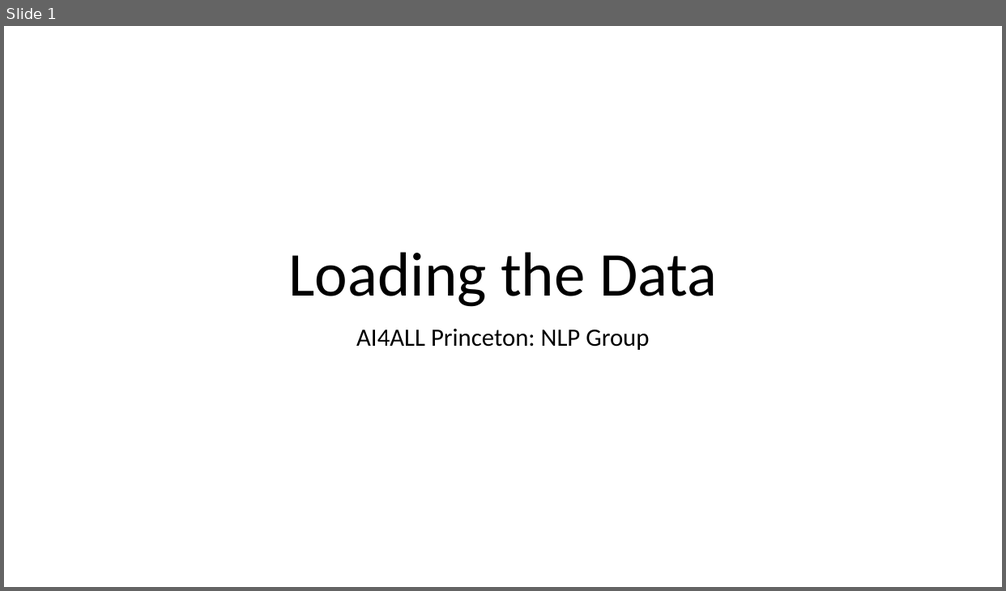
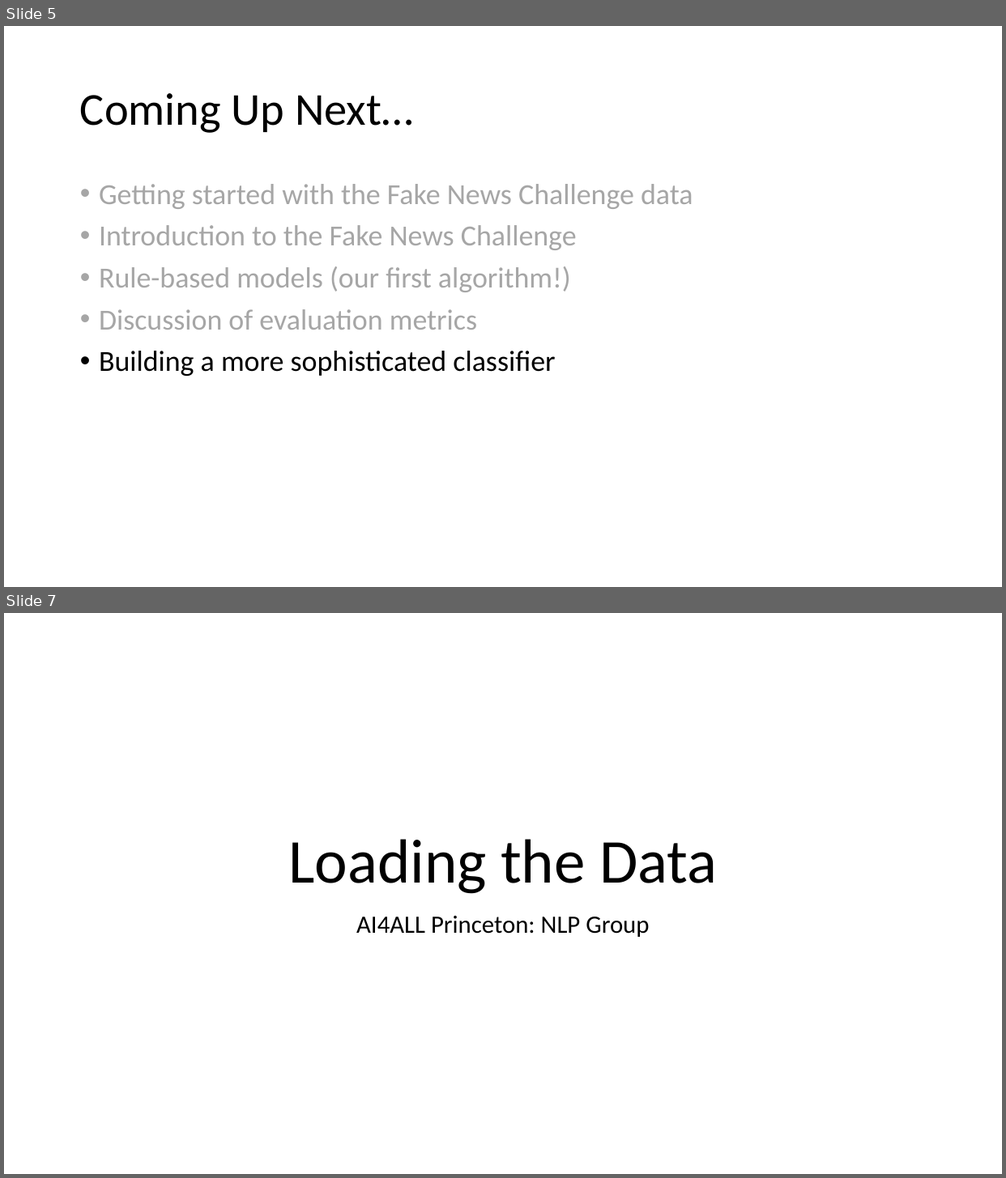
Before and after one commit to cchen23/AI4ALL_NLP, a slide deck: Slides/Day2_LoadingTheData.pptx. Shown one above the other, each under a label of ours: slide 1 before the commit, slides 5 and 7 after it; the slides between them are not shown. The pictures are 1006x591 and 1006x1178 pixels, drawn with LibreOffice and Linux fonts; fonts in the diff are those of the drawing. Boxes give left, top, right and bottom in pixels: in the first picture for what was removed or moved away, otherwise in the second. Text is boxed around its words. In the diff, an @@ line names an element or a change of style, - is before the commit and + after.

Commit message:
Update day2 slides.

```diff
--- a/Slides/Day2_LoadingTheData.pptx
+++ b/Slides/Day2_LoadingTheData.pptx
@@ slide 5 added at (x1=4, y1=26, x2=1002, y2=587), background #FFFFFF @@
@@ title added at (x1=80, y1=93, x2=413, y2=133), 44 pt, text #000000 @@
+Coming Up Next…
@@ text added at (x1=99, y1=184, x2=693, y2=376), 28 pt, text #A6A6A6 @@
+• Getting started with the Fake News Challenge data
+• Introduction to the Fake News Challenge
+• Rule-based models (our first algorithm!)
+• Discussion of evaluation metrics
+• Building a more sophisticated classifier
@@ what was slide 1 is now slide 7 @@
```
Also in this commit, not shown: 8 other slides added, 1 other file.
